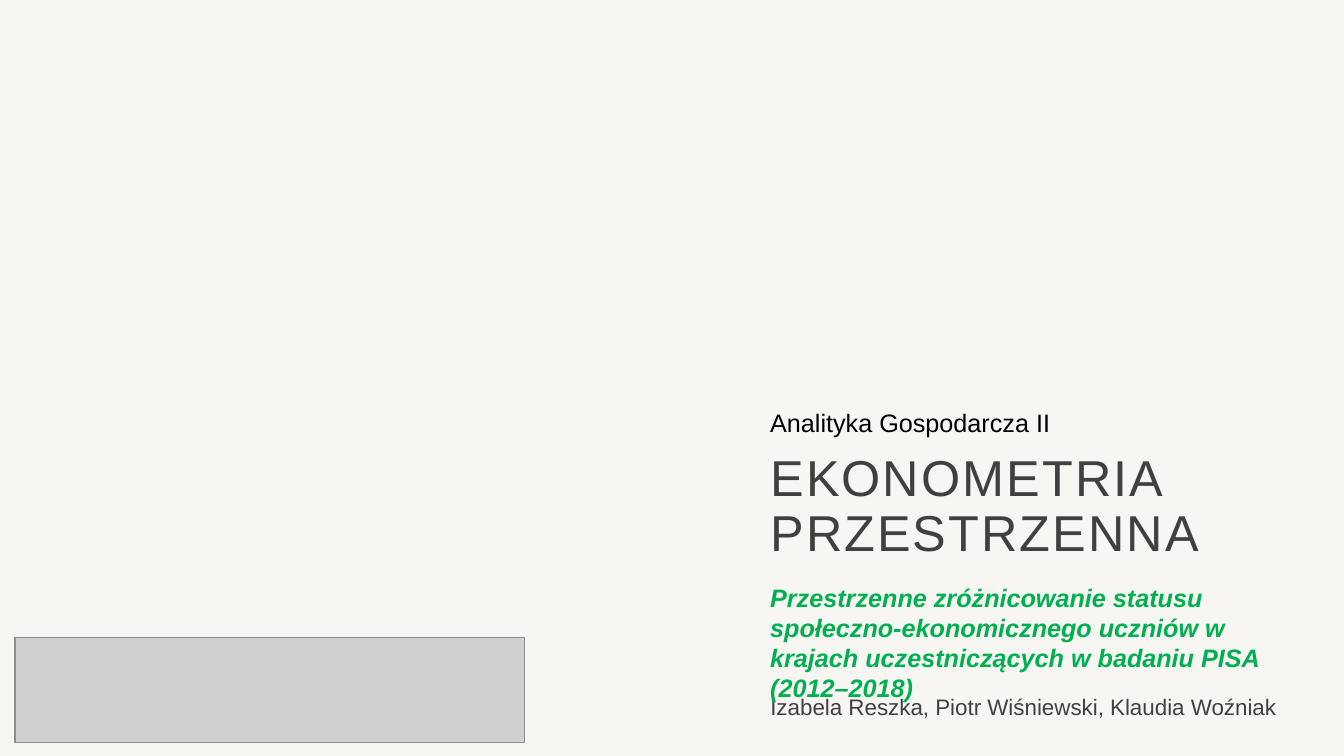
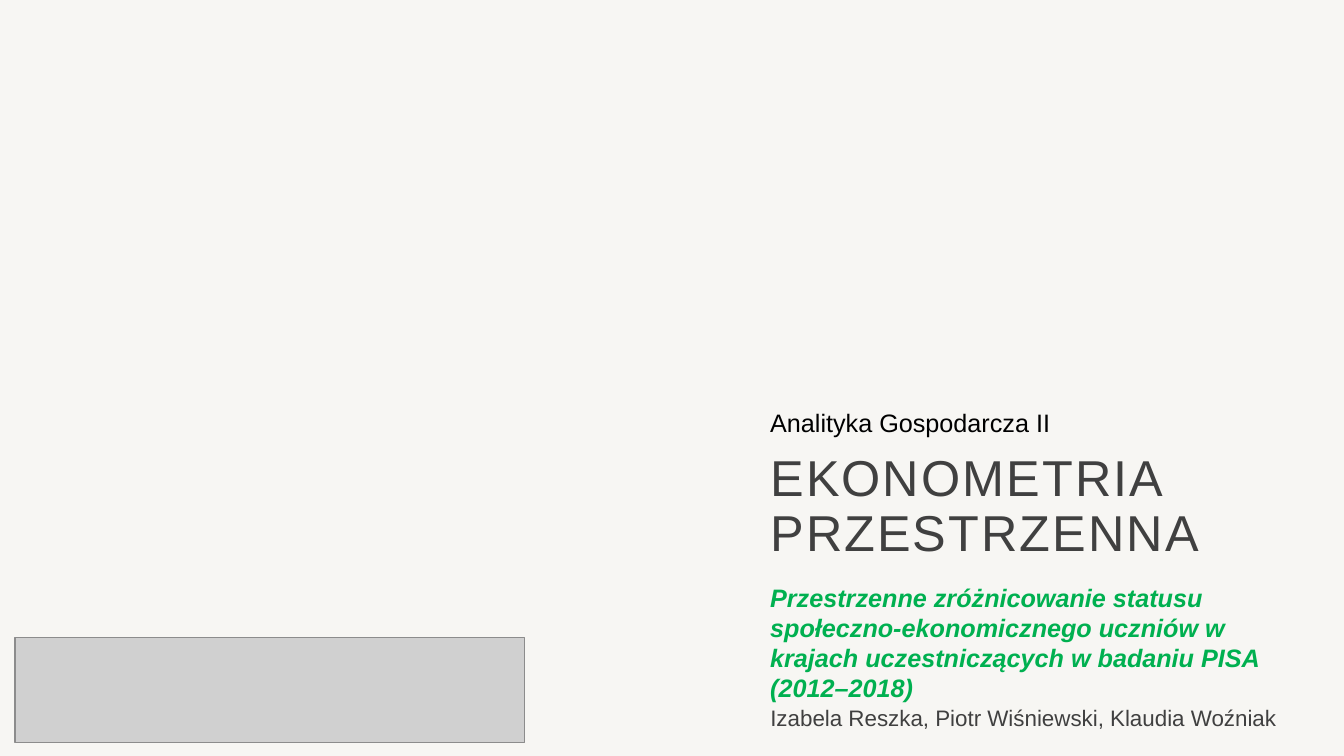
Before and after one commit to iZabela0001/Ekonometria-Przestrzenna, a slide deck: slide 1 of Ekonometria przestrzenna.pptx. Drawn at 1344x756 pixels with LibreOffice and Linux fonts; fonts in the diff are those of the drawing; grey boxes stand for pictures; background and template pictures are left out. Boxes give left, top, right and bottom in pixels: in the first picture for what was removed or moved away, otherwise in the second. Text is boxed around its words. In the diff, an @@ line names an element or a change of style, - is before the commit and + after.

```diff
--- a/Ekonometria przestrzenna.pptx
+++ b/Ekonometria przestrzenna.pptx
@@ subtitle "Izabela Reszka, Piotr Wiśniewski, Klaudia ...": place and size @@
-subtitle "Izabela Reszka, Piotr Wiśniewski, Klaudia ..." at [770, 698, 1276, 718]
+subtitle "Izabela Reszka, Piotr Wiśniewski, Klaudia ..." at [770, 709, 1276, 729]
```
Also in this commit, not shown: 3 other slides changed, 8 slides added.
